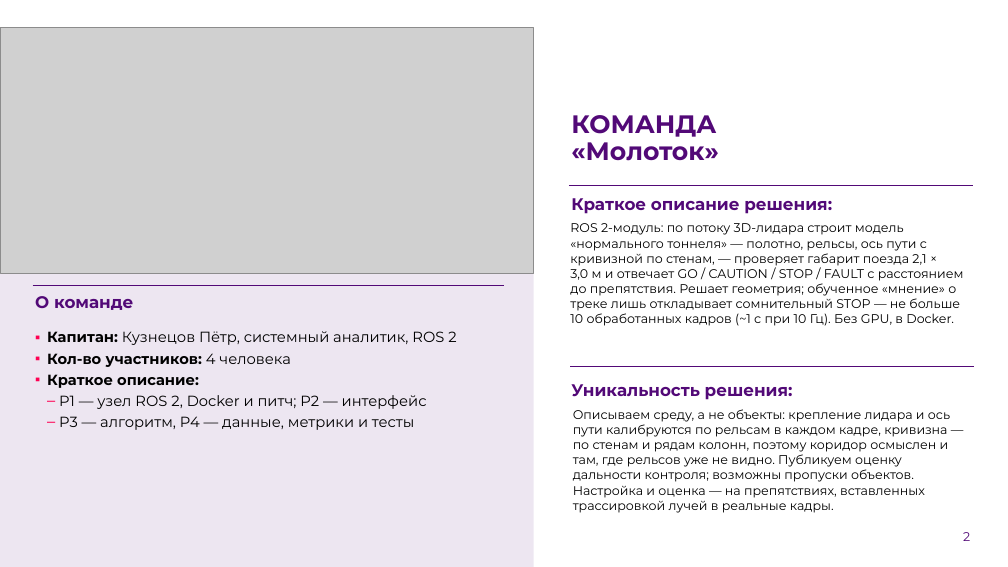
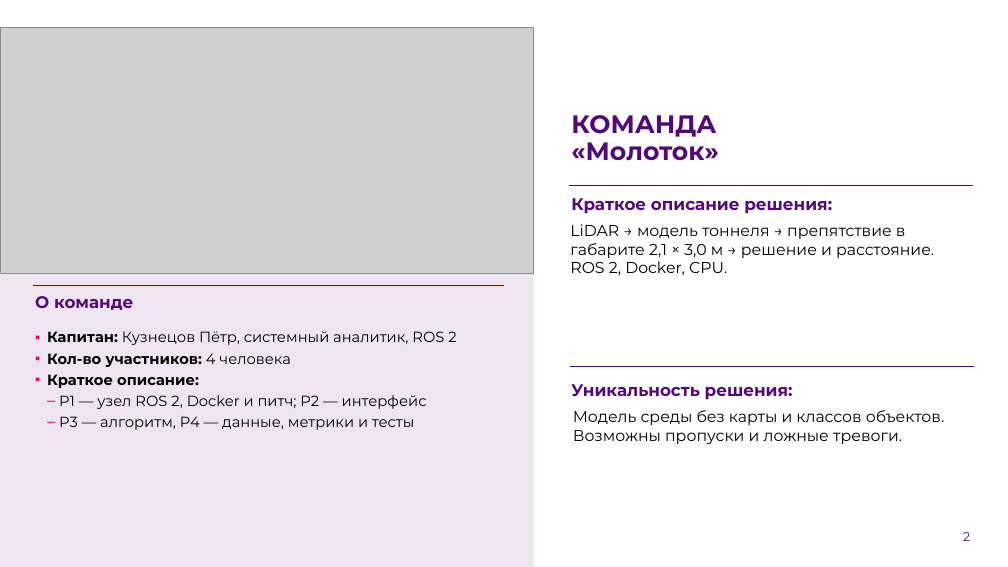
Before and after one commit to pmixay/ReSense, a slide deck: slide 2 of docs/presentation/ReSense_LCT2026.pptx. Drawn at 1008x567 pixels with LibreOffice and Linux fonts; fonts in the diff are those of the drawing; grey boxes stand for pictures; background and template pictures are left out. Boxes give left, top, right and bottom in pixels: in the first picture for what was removed or moved away, otherwise in the second. Text is boxed around its words. In the diff, an @@ line names an element or a change of style, - is before the commit and + after.

```diff
--- a/docs/presentation/ReSense_LCT2026.pptx
+++ b/docs/presentation/ReSense_LCT2026.pptx
@@ text at box(570, 224, 934, 276): text changed; size 12 to 15 pt @@
-ROS 2-модуль: по потоку 3D-лидара строит модель «нормального тоннеля» — полотно, рельсы, ось пути с кривизной по стенам, — проверяет габарит поезда 2,1 × 3,0 м и отвечает GO / CAUTION / STOP / FAULT с расстоянием до препятствия. Решает геометрия; обученное «мнение» о треке лишь откладывает сомнительный STOP — не больше 10 обработанных кадров (~1 с при 10 Гц). Без GPU, в Docker.
+LiDAR → модель тоннеля → препятствие в габарите 2,1 × 3,0 м → решение и расстояние. ROS 2, Docker, CPU.
@@ text at box(573, 410, 945, 444): text changed; size 12 to 15 pt @@
-Описываем среду, а не объекты: крепление лидара и ось пути калибруются по рельсам в каждом кадре, кривизна — по стенам и рядам колонн, поэтому коридор осмыслен и там, где рельсов уже не видно. Публикуем оценку дальности контроля; возможны пропуски объектов. Настройка и оценка — на препятствиях, вставленных трассировкой лучей в реальные кадры.
+Модель среды без карты и классов объектов. Возможны пропуски и ложные тревоги.
```
Also in this commit, not shown: 13 other slides changed, 22 other files.
